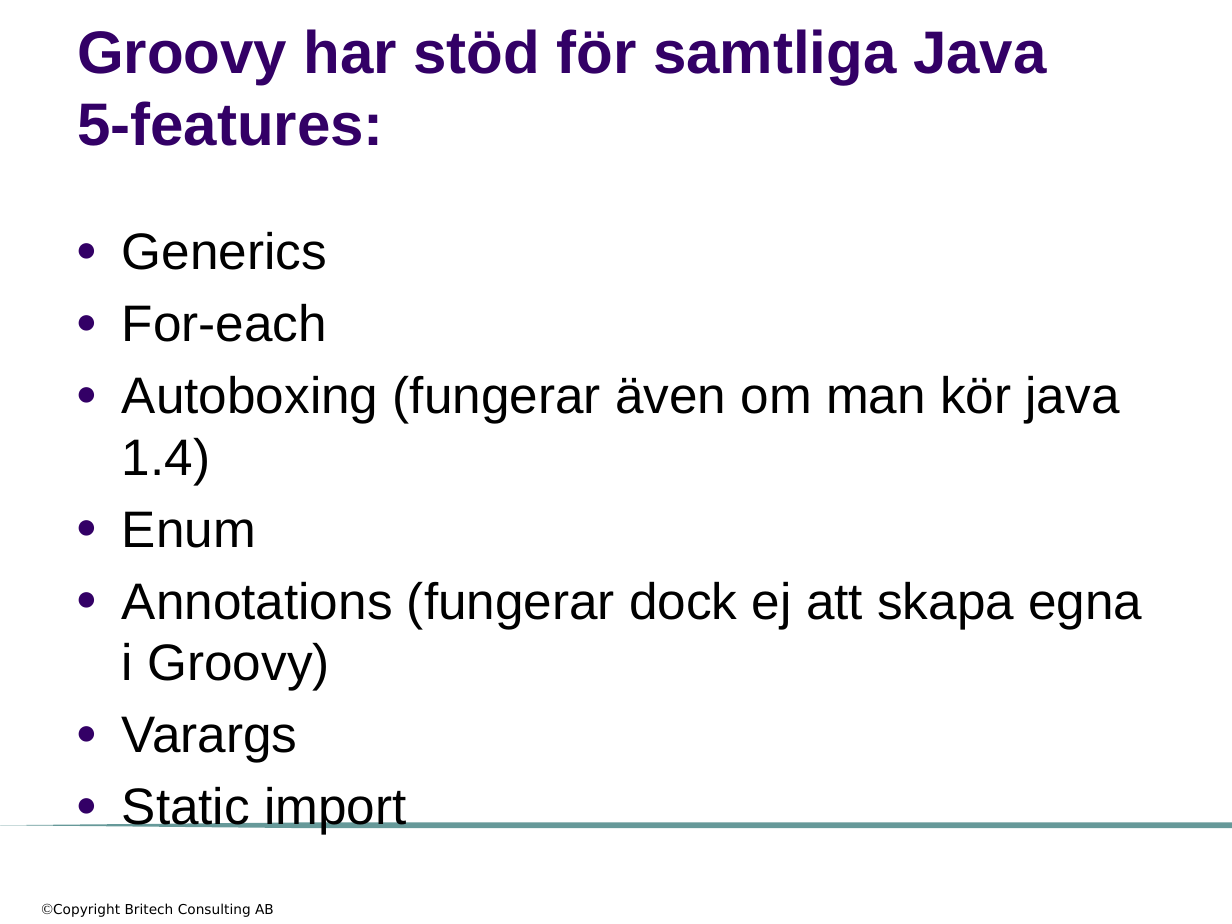
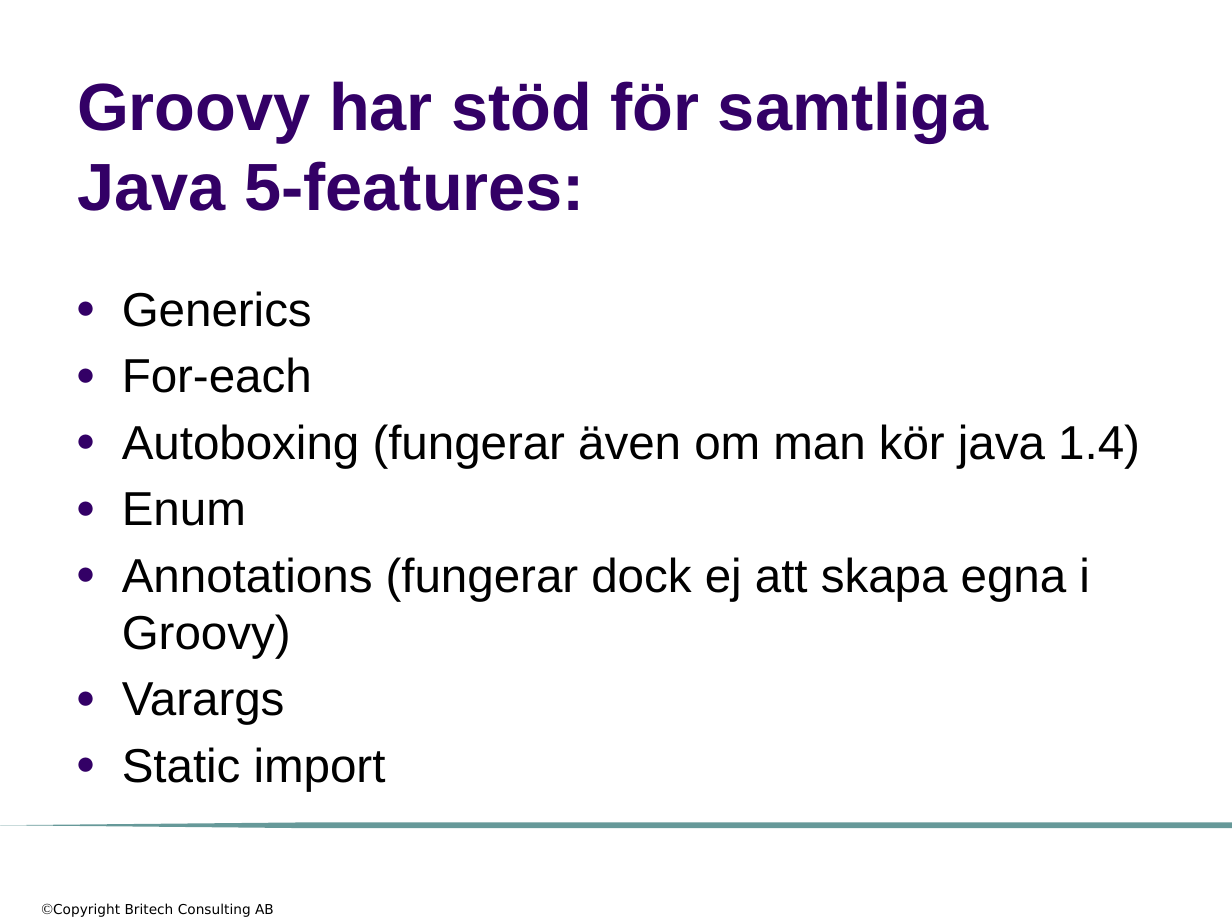
Before and after one commit to me97esn/groovyseminarium, a slide deck: slide 47 of groovyseminarie/dokument/groovyseminarium_source_w_logo.pptx (slide 49 before the commit). Drawn at 1232x924 pixels with LibreOffice and Linux fonts; fonts in the diff are those of the drawing; background and template pictures are left out. Boxes give left, top, right and bottom in pixels: in the first picture for what was removed or moved away, otherwise in the second. Text is boxed around its words. In the diff, an @@ line names an element or a change of style, - is before the commit and + after.

```diff
--- a/groovyseminarie/dokument/groovyseminarium_source_w_logo.pptx
+++ b/groovyseminarie/dokument/groovyseminarium_source_w_logo.pptx
@@ title "Groovy har stöd för samtliga ..." at (x1=77, y1=81, x2=989, y2=211): size 35.1 to 39 pt @@
@@ text "Generics" moved from (x1=122, y1=231, x2=1142, y2=834) to (x1=122, y1=291, x2=1140, y2=791) @@
@@ text "Generics" at (x1=122, y1=291, x2=1140, y2=791): size 30 to 27.8 pt @@
```
Also in this commit, not shown: 7 other slides changed, 1 slide added, 3 slides removed, 5 other files.
